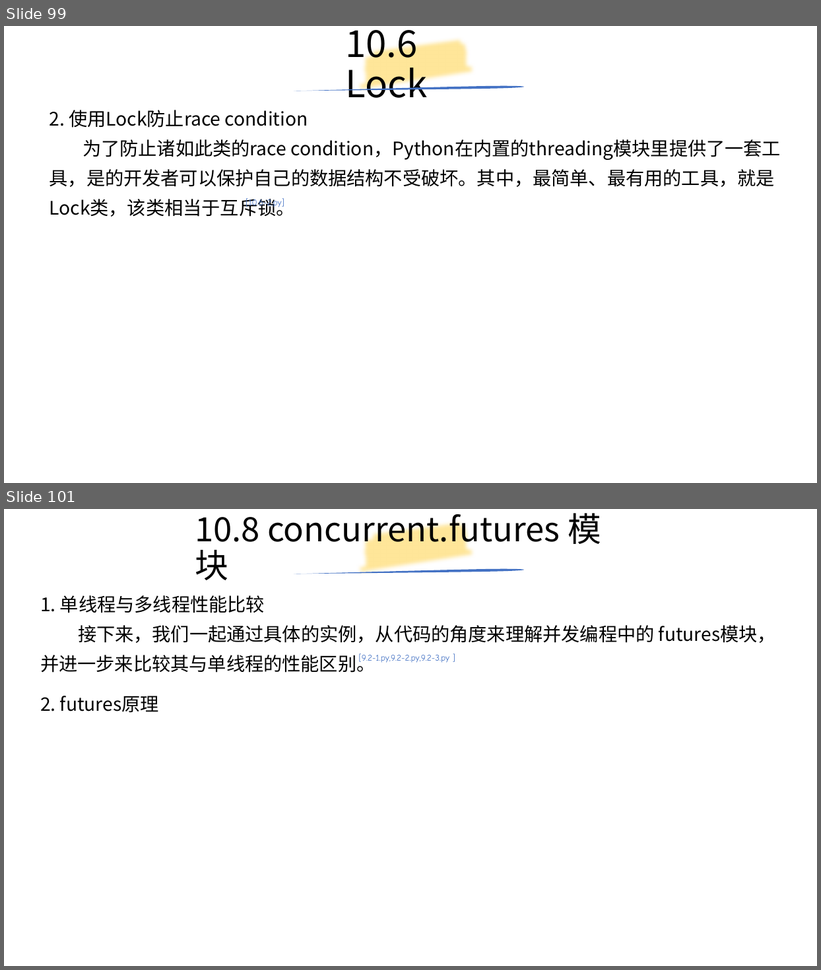
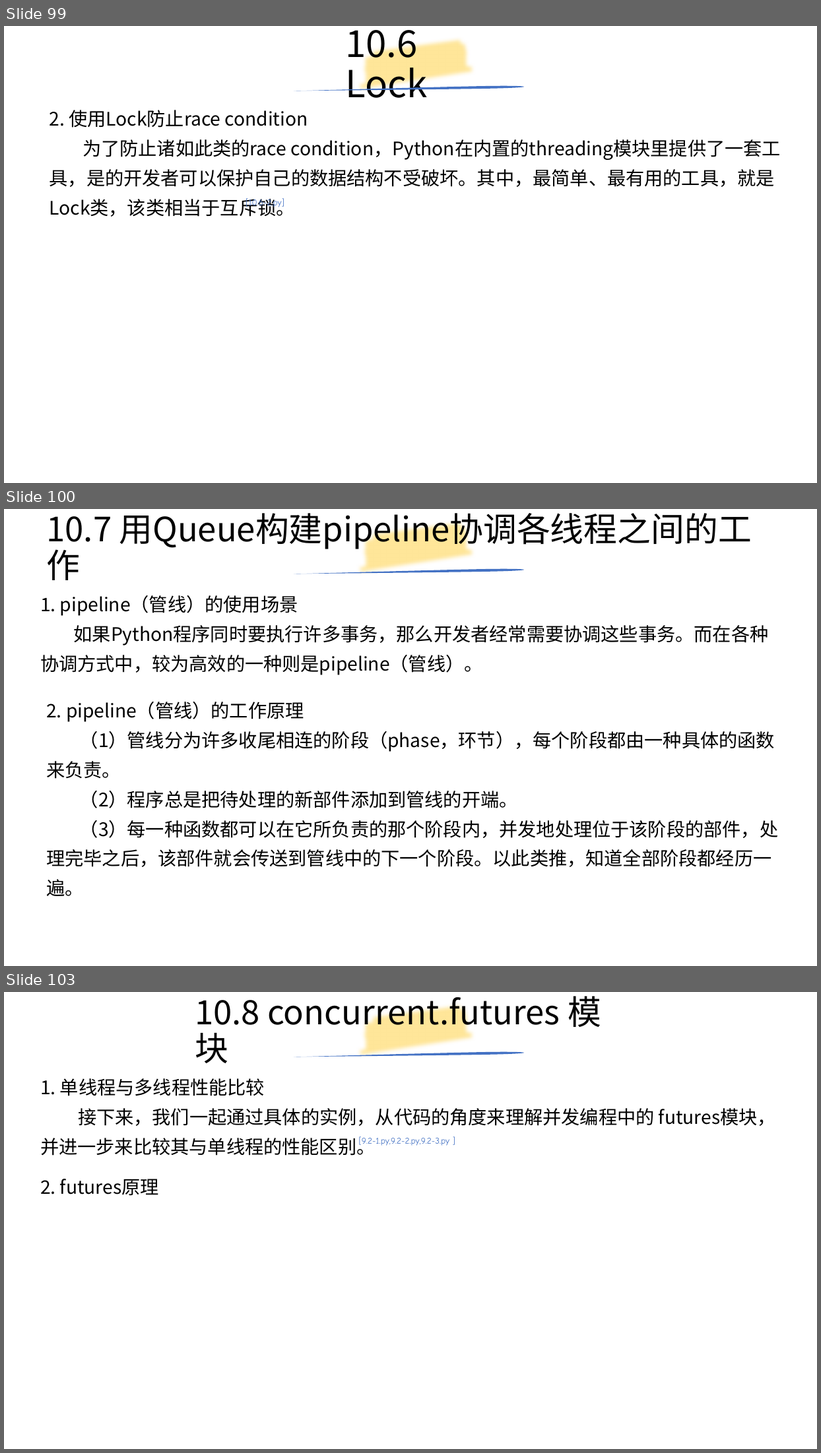
Before and after one commit to yiwenliu/CorePython, a slide deck: PPT/CorePython.pptx. Shown one above the other, each under a label of ours: slides 99 and 101 before the commit, slides 99, 100 and 103 after it; the slides between them are not shown. The pictures are 821x970 and 821x1453 pixels, drawn with LibreOffice and Linux fonts; fonts in the diff are those of the drawing. Boxes give left, top, right and bottom in pixels: in the first picture for what was removed or moved away, otherwise in the second. Text is boxed around its words. In the diff, an @@ line names an element or a change of style, - is before the commit and + after.

```diff
--- a/PPT/CorePython.pptx
+++ b/PPT/CorePython.pptx
@@ slide 100 added at (x1=4, y1=509, x2=817, y2=966), background #FFFFFF @@
@@ title added at (x1=46, y1=513, x2=752, y2=550), 39.6 pt, text #000000 @@
+10.7 用Queue构建pipeline协调各线程之间的工作
@@ freeform shape added at (x1=356, y1=509, x2=480, y2=590), outline #FFE699 16 pt @@
@@ freeform shape added at (x1=294, y1=569, x2=524, y2=574), fill #4472C4 @@
@@ text added at (x1=40, y1=595, x2=769, y2=675), 22 pt, text #000000 @@
+1. pipeline（管线）的使用场景
+如果Python程序同时要执行许多事务，那么开发者经常需要协调这些事务。而在各种协调方式中，较为高效的一种则是pipeline（管线）。
@@ text added at (x1=46, y1=702, x2=778, y2=896), 22 pt, text #000000 @@
+2. pipeline（管线）的工作原理
+（1）管线分为许多收尾相连的阶段（phase，环节），每个阶段都由一种具体的函数来负责。
+（2）程序总是把待处理的新部件添加到管线的开端。
+（3）每一种函数都可以在它所负责的那个阶段内，并发地处理位于该阶段的部件，处理完毕之后，该部件就会传送到管线中的下一个阶段。以此类推，知道全部阶段都经历一遍。
@@ what was slide 101 is now slide 103 @@
```
Also in this commit, not shown: 1 slide changed, 1 other slide added, 2 other files.
